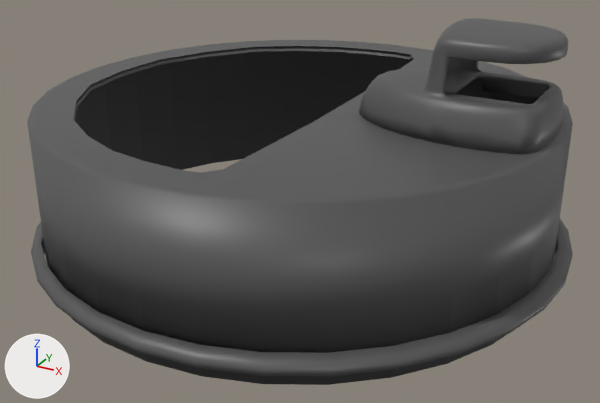
The COLLADA model hsrb_description/meshes/base_v2/base_light.dae as it was, and as the next commit left it.
Rendered twice from a 50 mm lens placed at (0.32, -0.58, 0.337), pointed at (0.012, -0.021, 0.058). The axes (+X, +Y, +Z) are drawn at lower left. The lights are the same throughout. The first picture is the older version. Where no turn or scale is listed for an object, it has been applied to the vertices.

In view in the first picture: 'Base', 'Bumper', 'URG'.
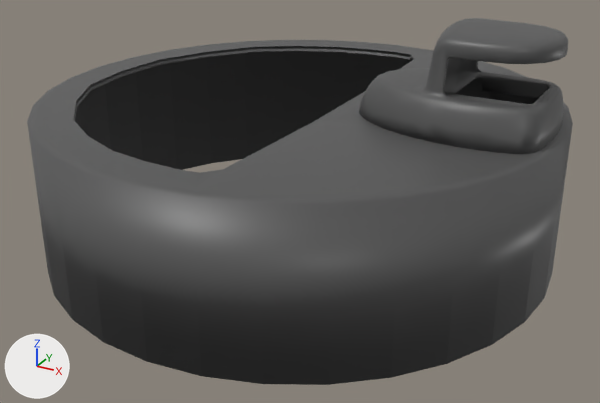
Changed parts and their boxes (x1, y1, x2, y2) in the pictures (600 x 403 px):
'Bumper', deleted: before (31, 219, 573, 376)

What changed in the scene script:
```text
Remove ob_bumper:
    ob_bumper = bpy.data.objects.new('Bumper', me_bumper_002)
    ob_bumper.location = (0.0, 0.0007, 0.0308)
```
